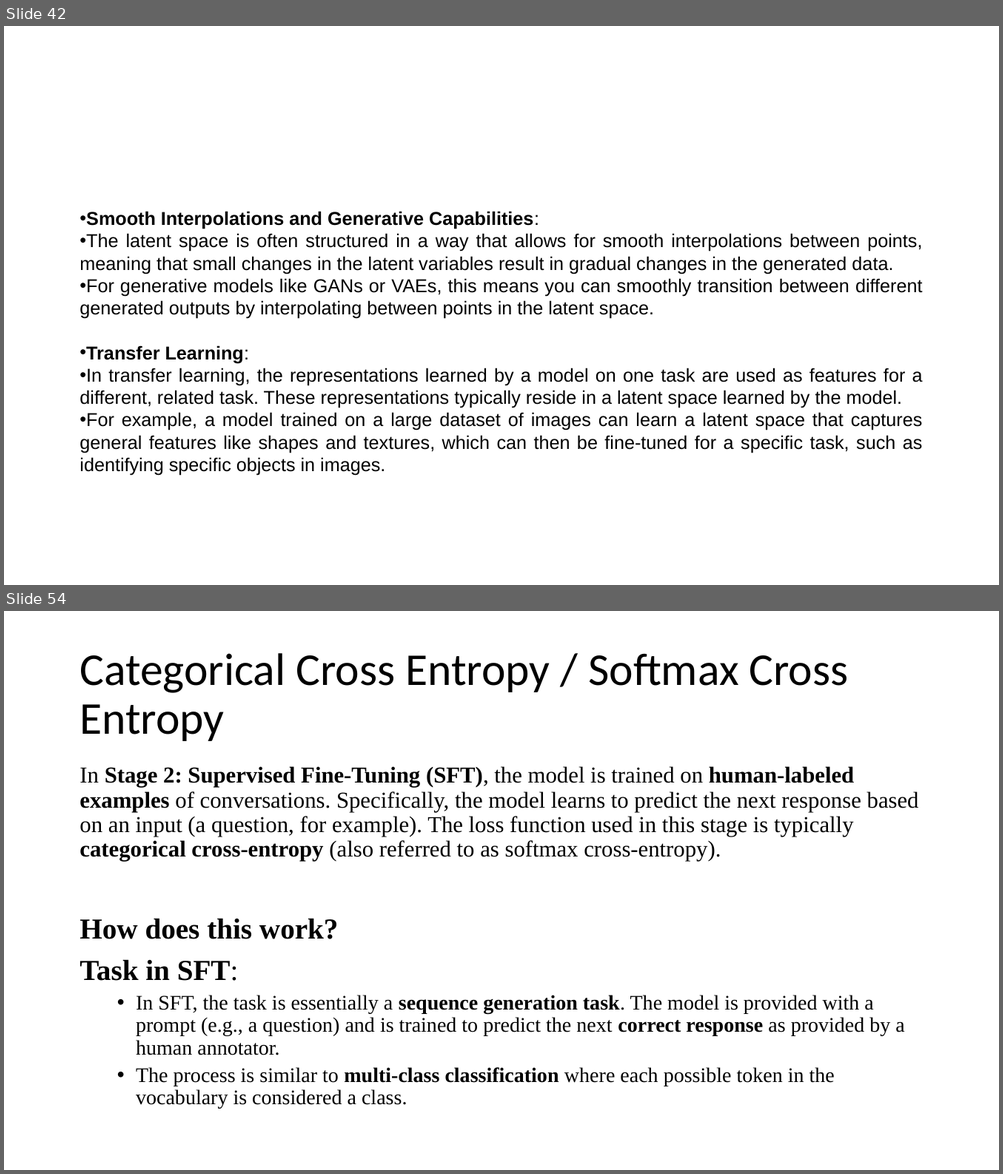
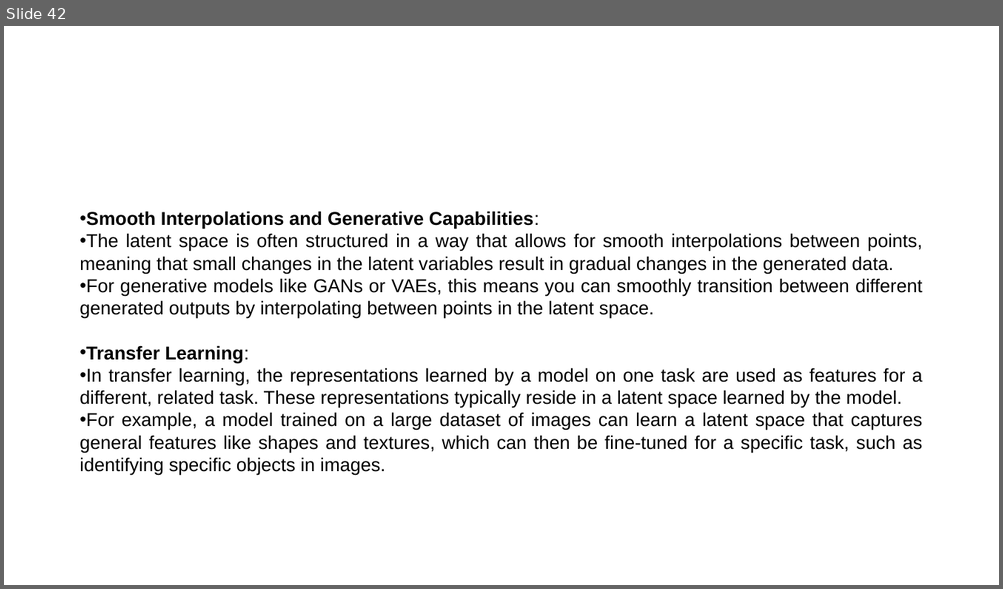
Before and after one commit to basudev2016/genaiprereq, a slide deck: Day2/Day-2.pptx. Shown one above the other, each under a label of ours: slides 42 and 54 before the commit, slide 42 after it; the slides between them are not shown. The pictures are 1003x1174 and 1003x589 pixels, drawn with LibreOffice and Linux fonts; fonts in the diff are those of the drawing. Boxes give left, top, right and bottom in pixels: in the first picture for what was removed or moved away, otherwise in the second. Text is boxed around its words. In the diff, an @@ line names an element or a change of style, - is before the commit and + after.

```diff
--- a/Day2/Day-2.pptx
+++ b/Day2/Day-2.pptx
@@ slide 54 removed at <box>4,611,999,1170</box>, background #FFFFFF @@
@@ title removed at <box>79,653,848,741</box> @@
-Categorical Cross Entropy / Softmax Cross Entropy
@@ text removed at <box>79,766,919,1109</box> @@
-In Stage 2: Supervised Fine-Tuning (SFT), the model is trained on human-labeled examples of conversations. Specifically, the model learns to predict the next response based on an input (a question, for example). The loss function used in this stage is typically categorical cross-entropy (also referred to as softmax cross-entropy).
-How does this work?
-Task in SFT:
-  • In SFT, the task is essentially a sequence generation task. The model is provided with a prompt (e.g., a question) and is trained to predict the next correct response as provided by a human annotator.
-  • The process is similar to multi-class classification where each possible token in the vocabulary is considered a class.
```
Also in this commit, not shown: 14 other slides removed, 13 other files.
